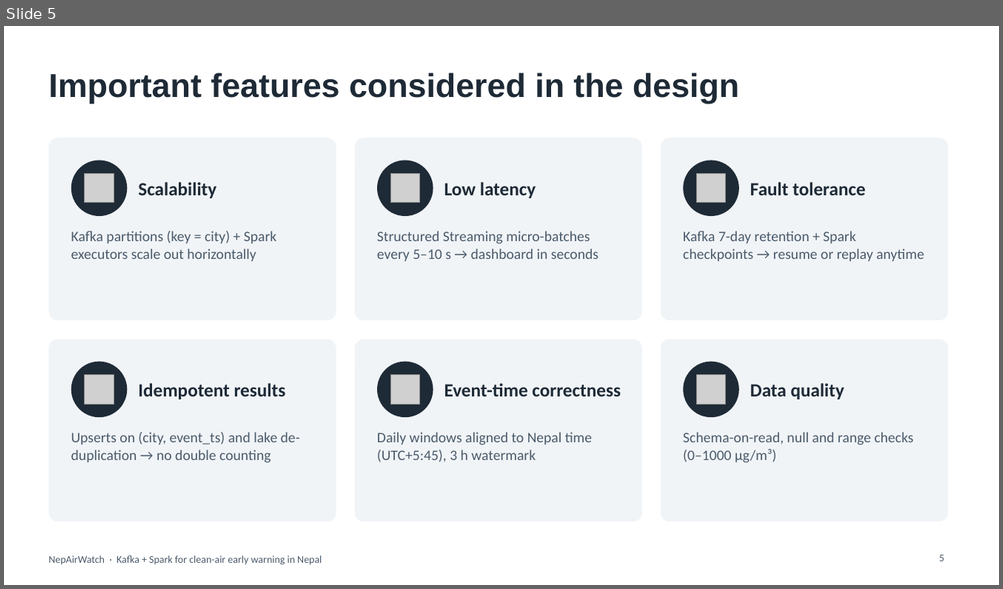
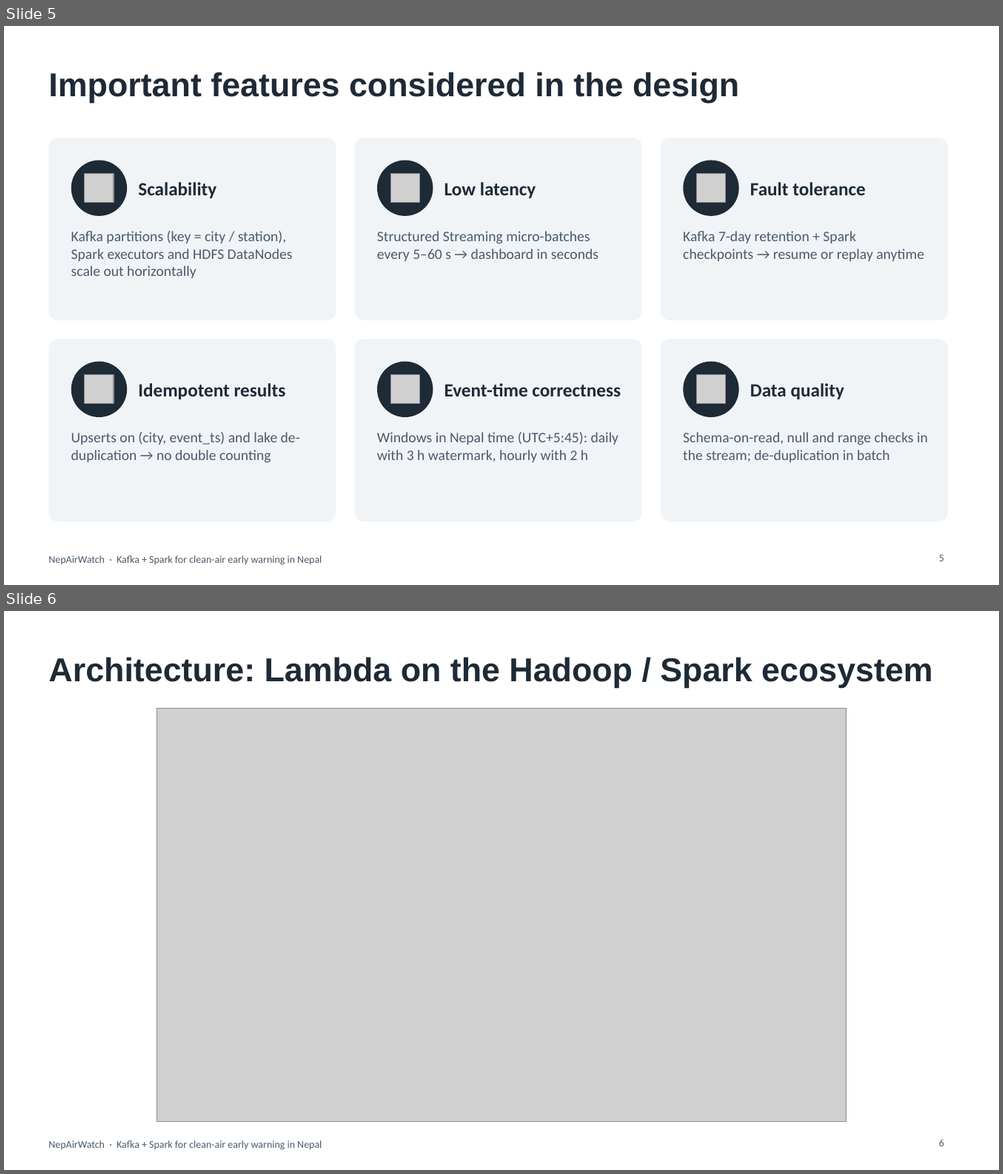
Before and after one commit to St-Luciferr/NepAirWatch, a slide deck: docs/NepAirWatch_Presentation.pptx. Shown one above the other, each under a label of ours: slide 5 before the commit, slides 5 and 6 after it. The pictures are 1003x589 and 1003x1174 pixels, drawn with LibreOffice and Linux fonts; fonts in the diff are those of the drawing; grey boxes stand for pictures. Boxes give left, top, right and bottom in pixels: in the first picture for what was removed or moved away, otherwise in the second. Text is boxed around its words. In the diff, an @@ line names an element or a change of style, - is before the commit and + after.

Commit message:
docs: update report and presentation for the v2 platform
- Report rewritten for the Lambda architecture: six sources, HDFS, Flume,
  Cassandra, Hive, MapReduce, methodology, model evaluation and v2 results
- New figures: CAMS bias per station, calibration scatter, 25-year AOD trend
- Deck: data sources, architecture, components, storage, streaming, results,
  demo and conclusion slides updated with the latest run

```diff
--- a/docs/NepAirWatch_Presentation.pptx
+++ b/docs/NepAirWatch_Presentation.pptx
@@ slide 6 added at bbox=[4, 611, 999, 1170], background #FFFFFF; not listed: 1 template element that a slide beside it also shows @@
@@ title added at bbox=[48, 657, 933, 688], 32 pt, text #1E2A36, bold @@
+Architecture: Lambda on the Hadoop / Spark ecosystem
@@ picture added at bbox=[157, 708, 845, 1122] @@
@@ page number added at bbox=[939, 1139, 944, 1147], 10 pt, text #4A5A6A @@
+6
@@ slide 5 changed as well @@
@@ text at bbox=[71, 231, 293, 278]: text changed @@
-Kafka partitions (key = city) + Spark executors scale out horizontally
+Kafka partitions (key = city / station), Spark executors and HDFS DataNodes scale out horizontally
@@ text at bbox=[377, 231, 598, 261]: text changed @@
-Structured Streaming micro-batches every 5–10 s → dashboard in seconds
+Structured Streaming micro-batches every 5–60 s → dashboard in seconds
@@ text at bbox=[377, 432, 619, 463]: text changed @@
-Daily windows aligned to Nepal time (UTC+5:45), 3 h watermark
+Windows in Nepal time (UTC+5:45): daily with 3 h watermark, hourly with 2 h
@@ text at bbox=[683, 432, 928, 463]: text changed @@
-Schema-on-read, null and range checks (0–1000 µg/m³)
+Schema-on-read, null and range checks in the stream; de-duplication in batch
```
Also in this commit, not shown: 9 other slides changed, 2 other slides added, 3 slides removed, 14 other files.
